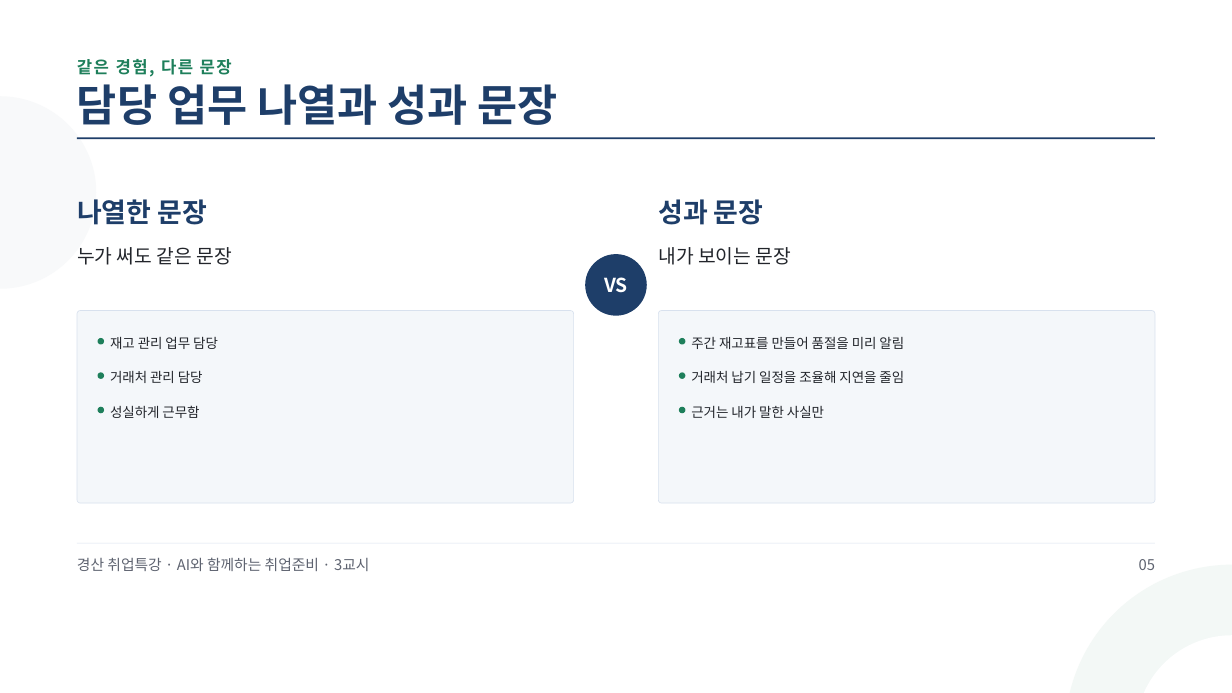
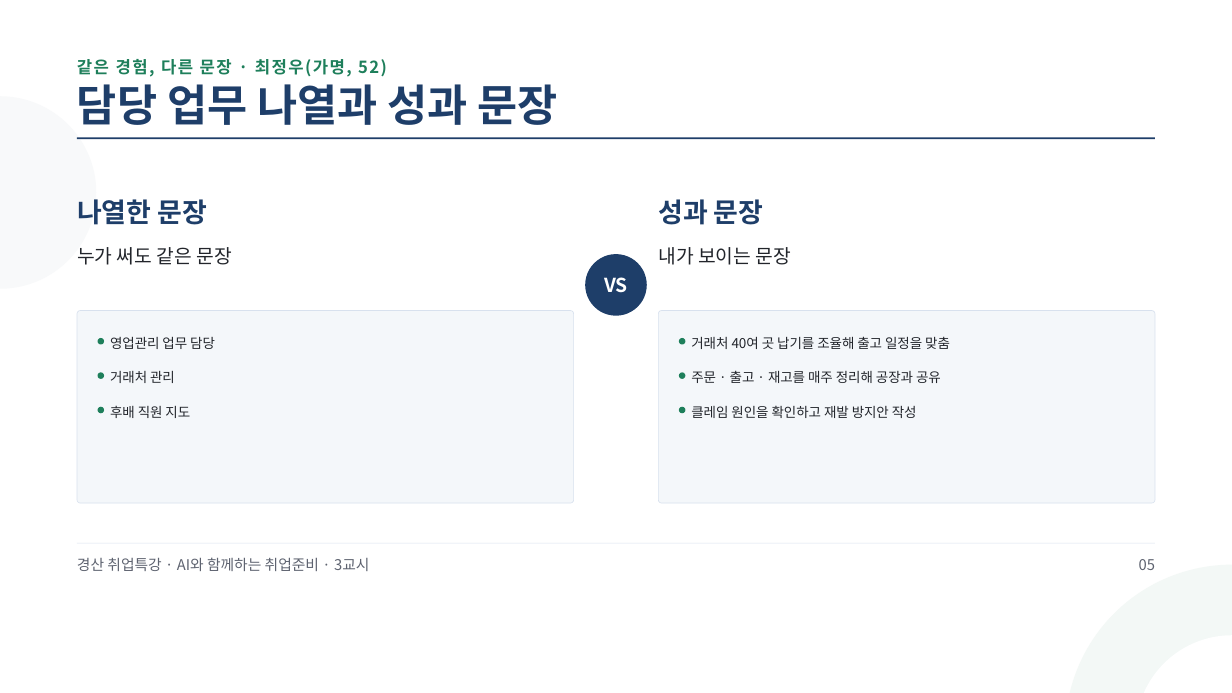
Before and after one commit to aebonlee/materials, a slide deck: slide 5 of gyeongsan/GSJOB2_3교시_강의_이력서_자기소개서_면접.pptx. Drawn at 1232x693 pixels with LibreOffice and Linux fonts; fonts in the diff are those of the drawing. Boxes give left, top, right and bottom in pixels: in the first picture for what was removed or moved away, otherwise in the second. Text is boxed around its words. In the diff, an @@ line names an element or a change of style, - is before the commit and + after.

```diff
--- a/gyeongsan/GSJOB2_3교시_강의_이력서_자기소개서_면접.pptx
+++ b/gyeongsan/GSJOB2_3교시_강의_이력서_자기소개서_면접.pptx
@@ text at [77, 59, 387, 77]: text changed @@
-같은 경험, 다른 문장
+같은 경험, 다른 문장 · 최정우(가명, 52)
@@ text at [110, 337, 215, 349]: text changed @@
-재고 관리 업무 담당
+영업관리 업무 담당
@@ text at [691, 336, 950, 349]: text changed @@
-주간 재고표를 만들어 품절을 미리 알림
+거래처 40여 곳 납기를 조율해 출고 일정을 맞춤
@@ text at [110, 371, 175, 383]: text changed @@
-거래처 관리 담당
+거래처 관리
@@ text at [691, 370, 941, 383]: text changed @@
-거래처 납기 일정을 조율해 지연을 줄임
+주문 · 출고 · 재고를 매주 정리해 공장과 공유
@@ text at [110, 406, 190, 418]: text changed @@
-성실하게 근무함
+후배 직원 지도
@@ text at [691, 406, 917, 418]: text changed @@
-근거는 내가 말한 사실만
+클레임 원인을 확인하고 재발 방지안 작성
```
Also in this commit, not shown: 9 other slides changed, 2 slides added, 5 other files.
